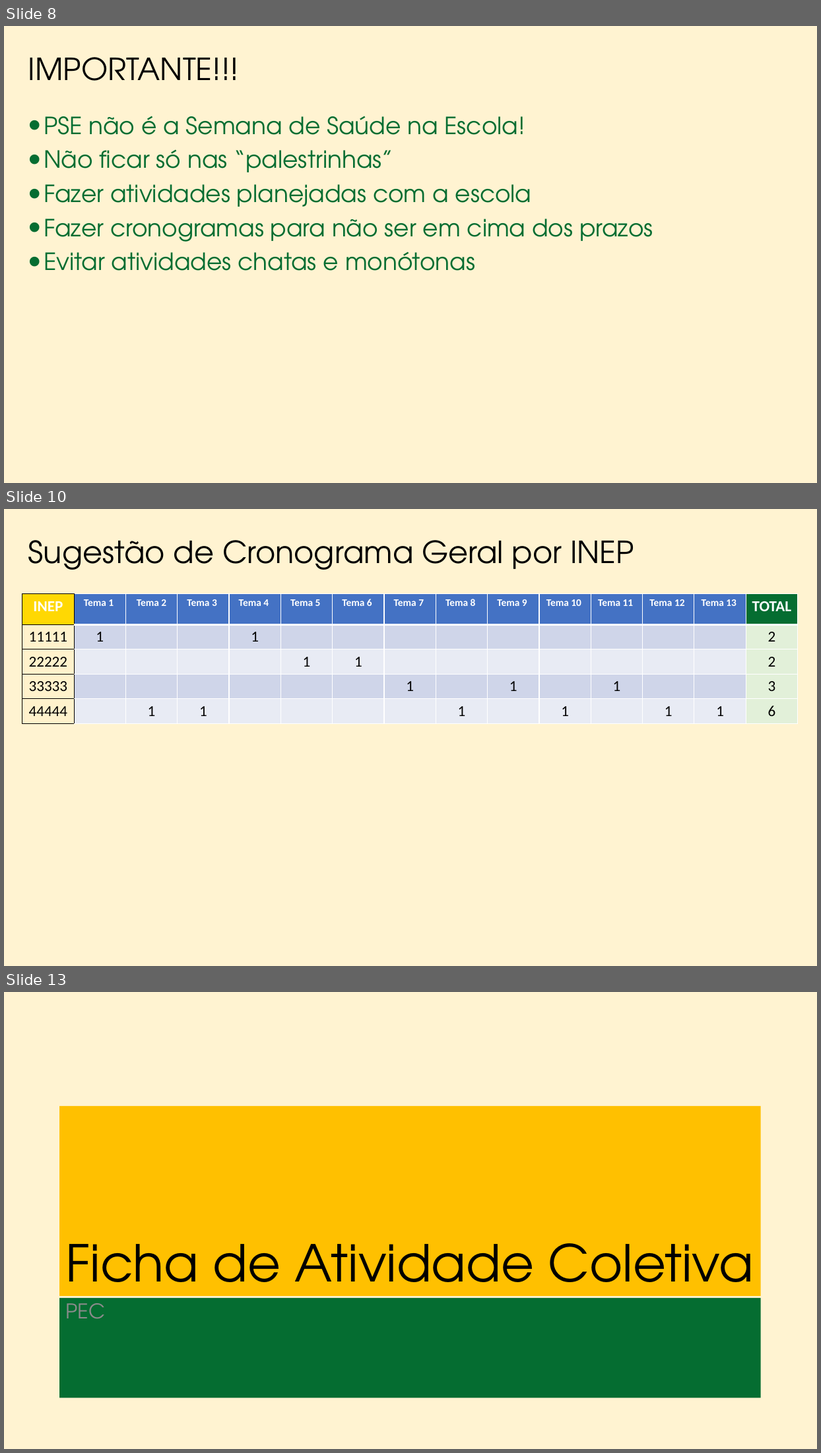
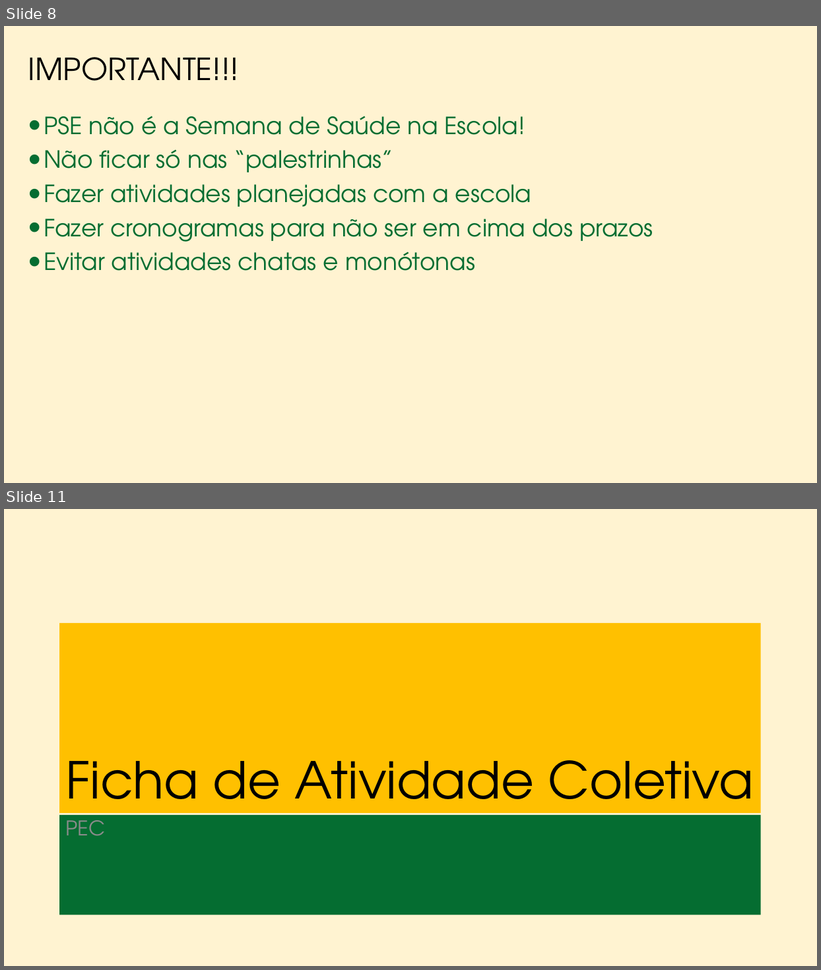
Before and after one commit to marfontenele2/MeusCursos, a slide deck: PSE.pptx. Shown one above the other, each under a label of ours: slides 8, 10 and 13 before the commit, slides 8 and 11 after it; the slides between them are not shown. The pictures are 821x1453 and 821x970 pixels, drawn with LibreOffice and Linux fonts; fonts in the diff are those of the drawing; background and template pictures are left out. Boxes give left, top, right and bottom in pixels: in the first picture for what was removed or moved away, otherwise in the second. Text is boxed around its words. In the diff, an @@ line names an element or a change of style, - is before the commit and + after.

```diff
--- a/PSE.pptx
+++ b/PSE.pptx
@@ slide 10 removed at (x1=4, y1=509, x2=817, y2=966), background #FFC000 at 18% opacity @@
@@ title removed at (x1=28, y1=540, x2=634, y2=570) @@
-Sugestão de Cronograma Geral por INEP
@@ table removed at (x1=22, y1=593, x2=800, y2=723), 5 rows, 15 columns @@
-INEP | Tema 1 | Tema 2 | Tema 3 | Tema 4 | Tema 5 | Tema 6 | Tema 7 | Tema 8 | Tema 9 | Tema 10 | Tema 11 | Tema 12 | Tema 13 | TOTAL
-11111 | 1 |  |  | 1 |  |  |  |  |  |  |  |  |  | 2
-22222 |  |  |  |  | 1 | 1 |  |  |  |  |  |  |  | 2
-33333 |  |  |  |  |  |  | 1 |  | 1 |  | 1 |  |  | 3
-44444 |  | 1 | 1 |  |  |  |  | 1 |  | 1 |  | 1 | 1 | 6
@@ what was slide 13 is now slide 11 @@
```
Also in this commit, not shown: 3 slides changed, 4 slides added, 5 other slides removed.
